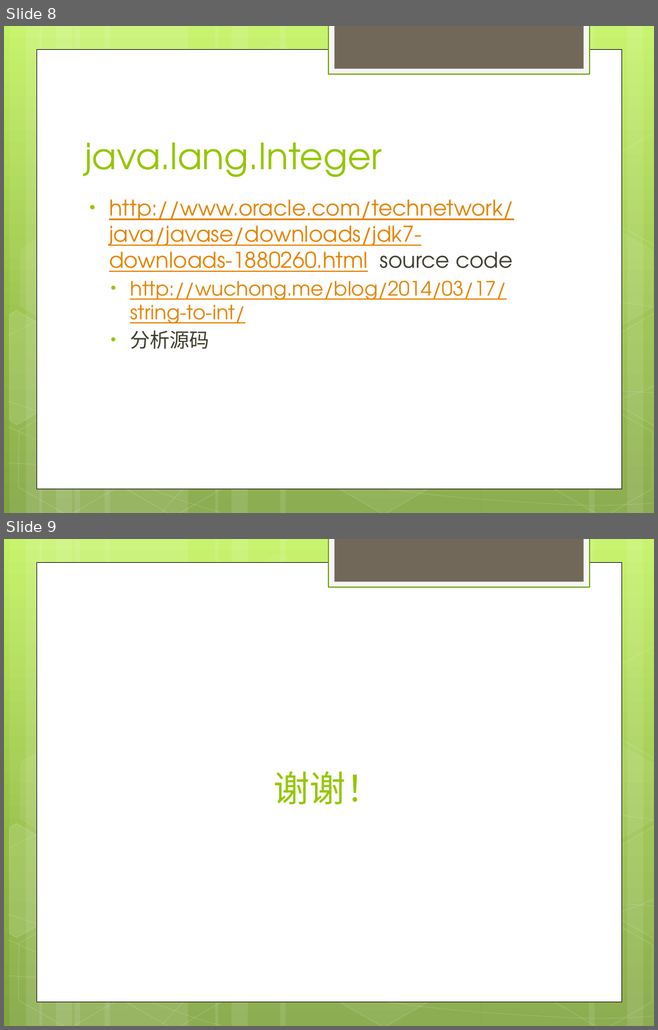
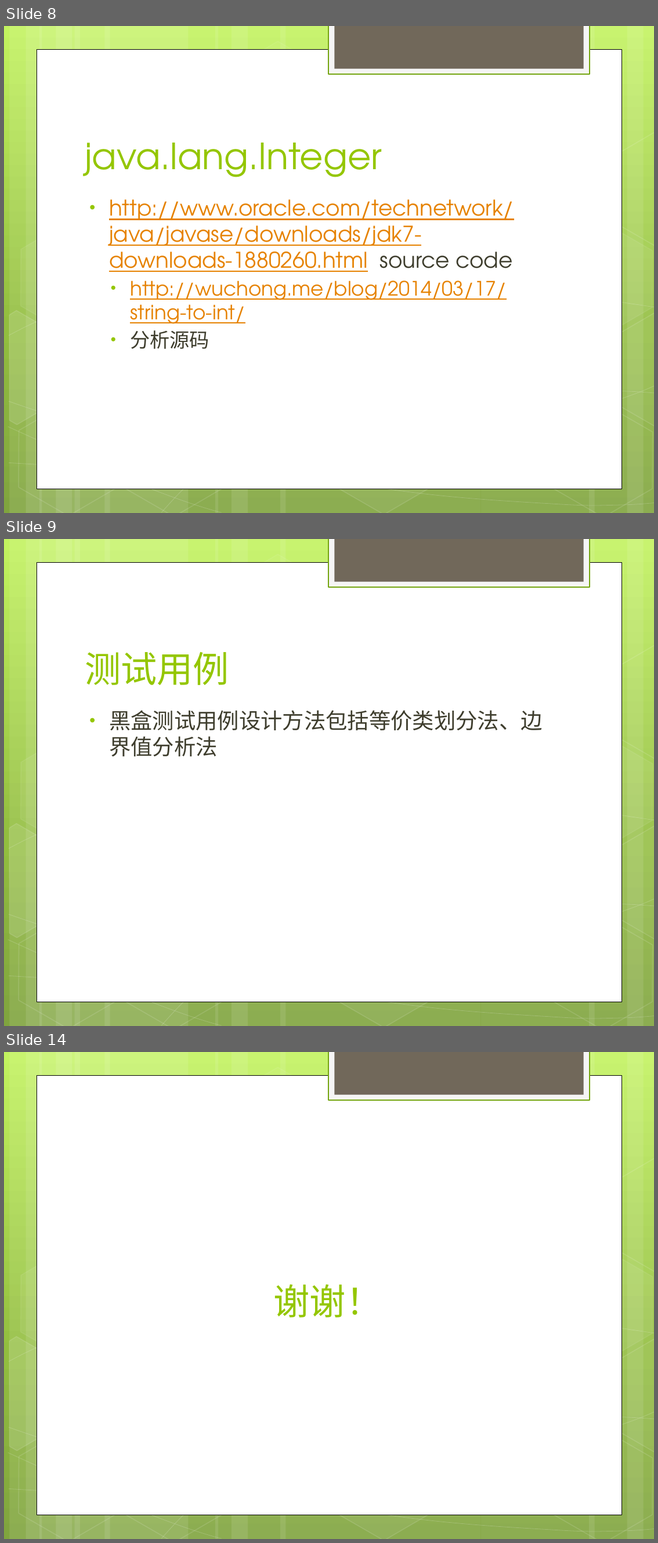
Before and after one commit to novostary/LeetCode, a slide deck: algorithm/string/string - zx.pptx. Shown one above the other, each under a label of ours: slides 8 and 9 before the commit, slides 8, 9 and 14 after it; the slides between them are not shown. The pictures are 658x1030 and 658x1543 pixels, drawn with LibreOffice and Linux fonts; fonts in the diff are those of the drawing. Boxes give left, top, right and bottom in pixels: in the first picture for what was removed or moved away, otherwise in the second. Text is boxed around its words. In the diff, an @@ line names an element or a change of style, - is before the commit and + after.

```diff
--- a/algorithm/string/string - zx.pptx
+++ b/algorithm/string/string - zx.pptx
@@ slide 9 added at (4,539,654,1026), background gradient #C3F35F to #93BF3F to #81A53E; not listed: 31 template elements that a slide beside it also shows @@
@@ title added at (85,652,229,685), 40 pt, text #94C600 @@
+测试用例
@@ text added at (109,710,542,756), 24 pt, text #3E3D2D @@
+• 黑盒测试用例设计方法包括等价类划分法、边界值分析法
@@ what was slide 9 is now slide 14 @@
```
Also in this commit, not shown: 1 slide changed, 4 other slides added, 10 other files.
